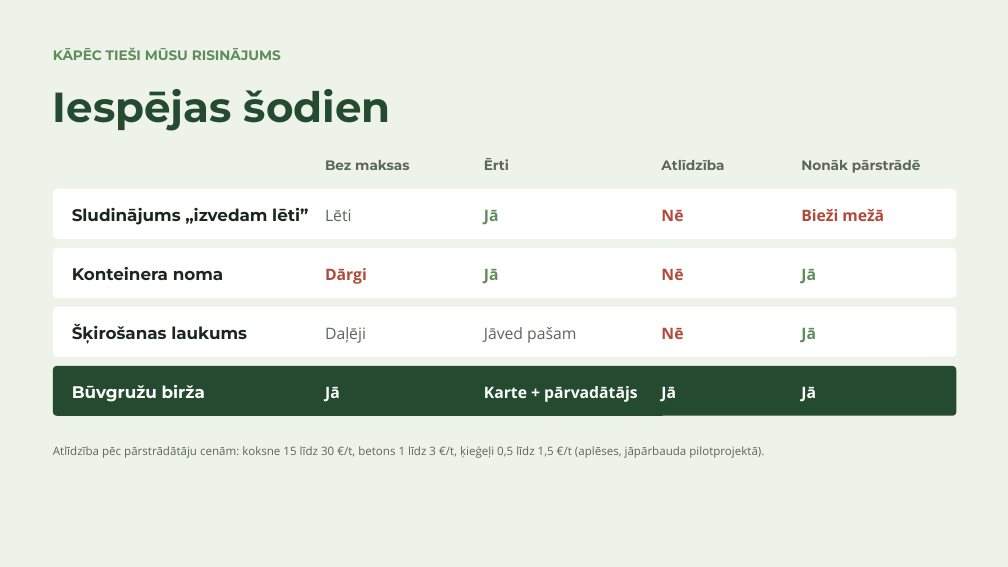
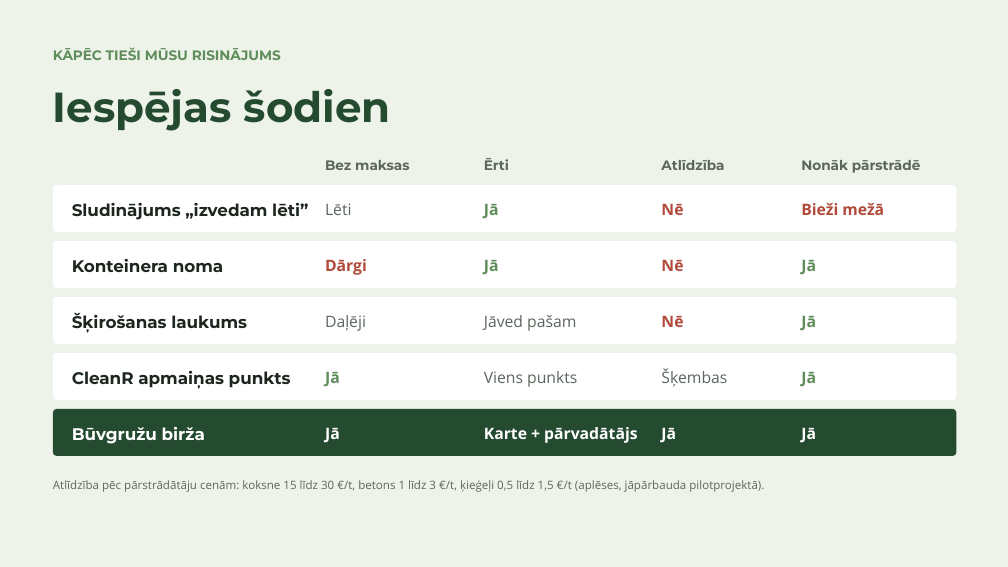
Before and after one commit to cimagustavs/Projekti_majaslapas, a slide deck: slide 4 of hakatons/buvgruzu-birza.pptx. Drawn at 1008x567 pixels with LibreOffice and Linux fonts; fonts in the diff are those of the drawing. Boxes give left, top, right and bottom in pixels: in the first picture for what was removed or moved away, otherwise in the second. Text is boxed around its words. In the diff, an @@ line names an element or a change of style, - is before the commit and + after.

```diff
--- a/hakatons/buvgruzu-birza.pptx
+++ b/hakatons/buvgruzu-birza.pptx
@@ 10 texts, 2 rounded rectangles: place and size @@
-10 texts, 2 rounded rectangles at box(53, 189, 957, 298)
+10 texts, 2 rounded rectangles at box(53, 185, 957, 288)
@@ 5 texts, 1 rounded rectangle: place and size @@
-5 texts, 1 rounded rectangle at box(53, 307, 957, 357)
+5 texts, 1 rounded rectangle at box(53, 297, 957, 344)
@@ 2 texts, 1 rounded rectangle: place and size @@
-2 texts, 1 rounded rectangle at box(53, 366, 957, 416)
+2 texts, 1 rounded rectangle at box(53, 353, 957, 400)
@@ rounded rectangle at box(53, 353, 957, 400): fill #244A30 to #FFFFFF @@
@@ text "Jā" at box(325, 372, 340, 387): text colour #FFFFFF to #5E8C5A @@
@@ text "Jā" at box(801, 372, 816, 387): text colour #FFFFFF to #5E8C5A @@
@@ text added at box(72, 371, 291, 389), 16 pt, text #1C261E, bold @@
+CleanR apmaiņas punkts
@@ text added at box(484, 371, 577, 387), 15 pt, text #5B665D @@
+Viens punkts
@@ text added at box(661, 369, 727, 387), 15 pt, text #5B665D @@
+Šķembas
@@ rounded rectangle added at box(53, 409, 957, 456), fill #244A30 @@
@@ 3 texts: place and size @@
-3 texts at box(72, 385, 676, 402)
+3 texts at box(72, 427, 676, 444)
@@ text added at box(325, 427, 340, 443), 15 pt, text #FFFFFF, bold @@
+Jā
@@ text added at box(801, 427, 816, 443), 15 pt, text #FFFFFF, bold @@
+Jā
@@ text "Atlīdzība pēc pārstrādātāju cenām: koksne ...": place and size @@
-text "Atlīdzība pēc pārstrādātāju cenām: koksne ..." at box(53, 446, 764, 458)
+text "Atlīdzība pēc pārstrādātāju cenām: koksne ..." at box(53, 480, 764, 492)
```
Also in this commit, not shown: 1 other slide changed, 1 slide added, 4 other files.
